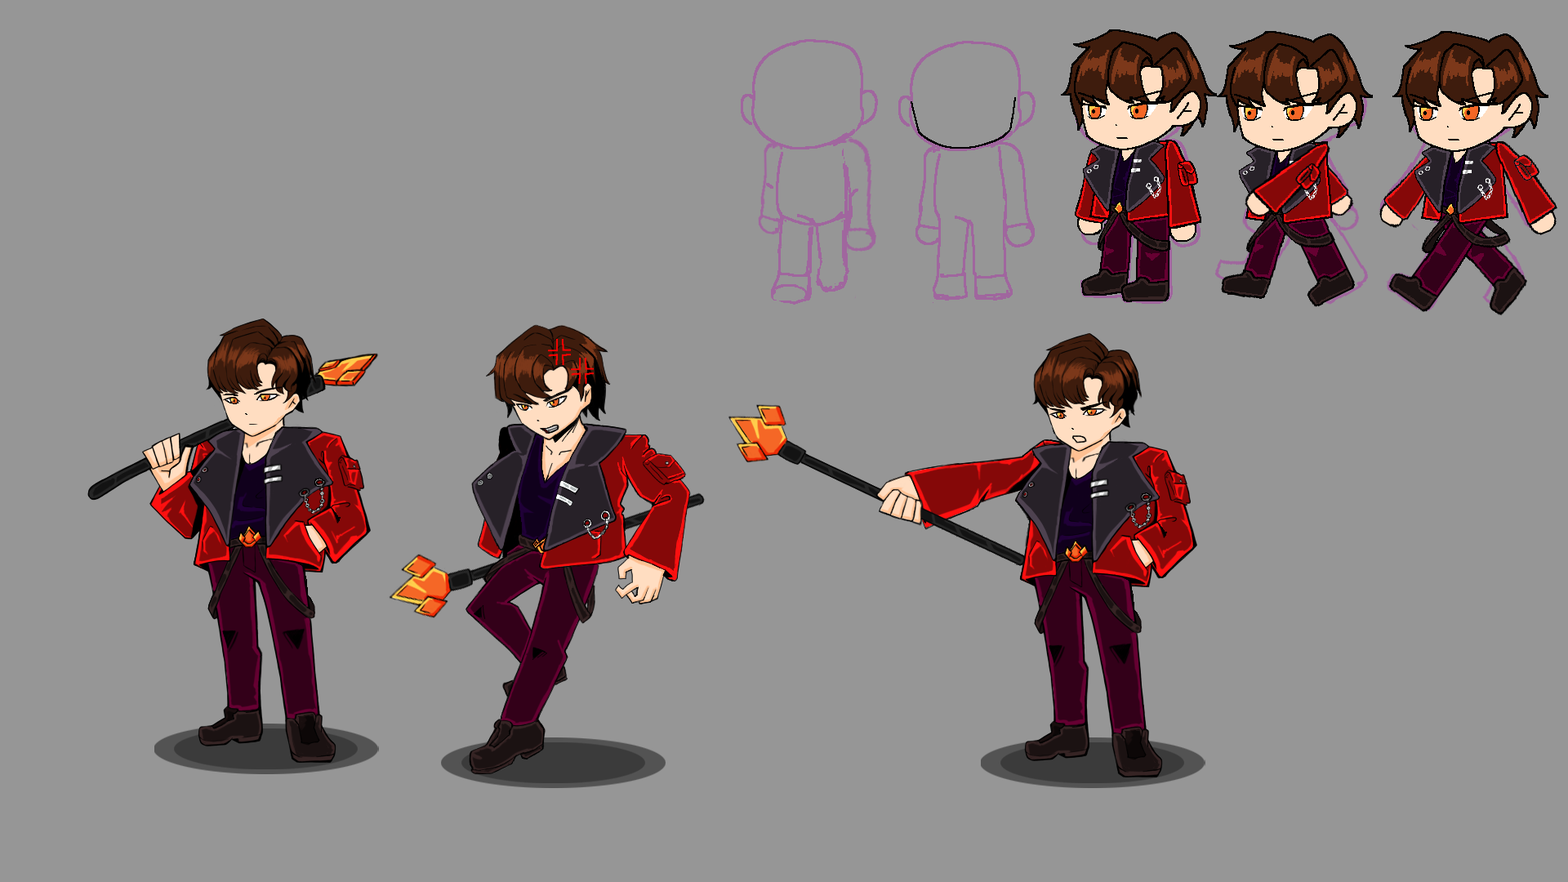
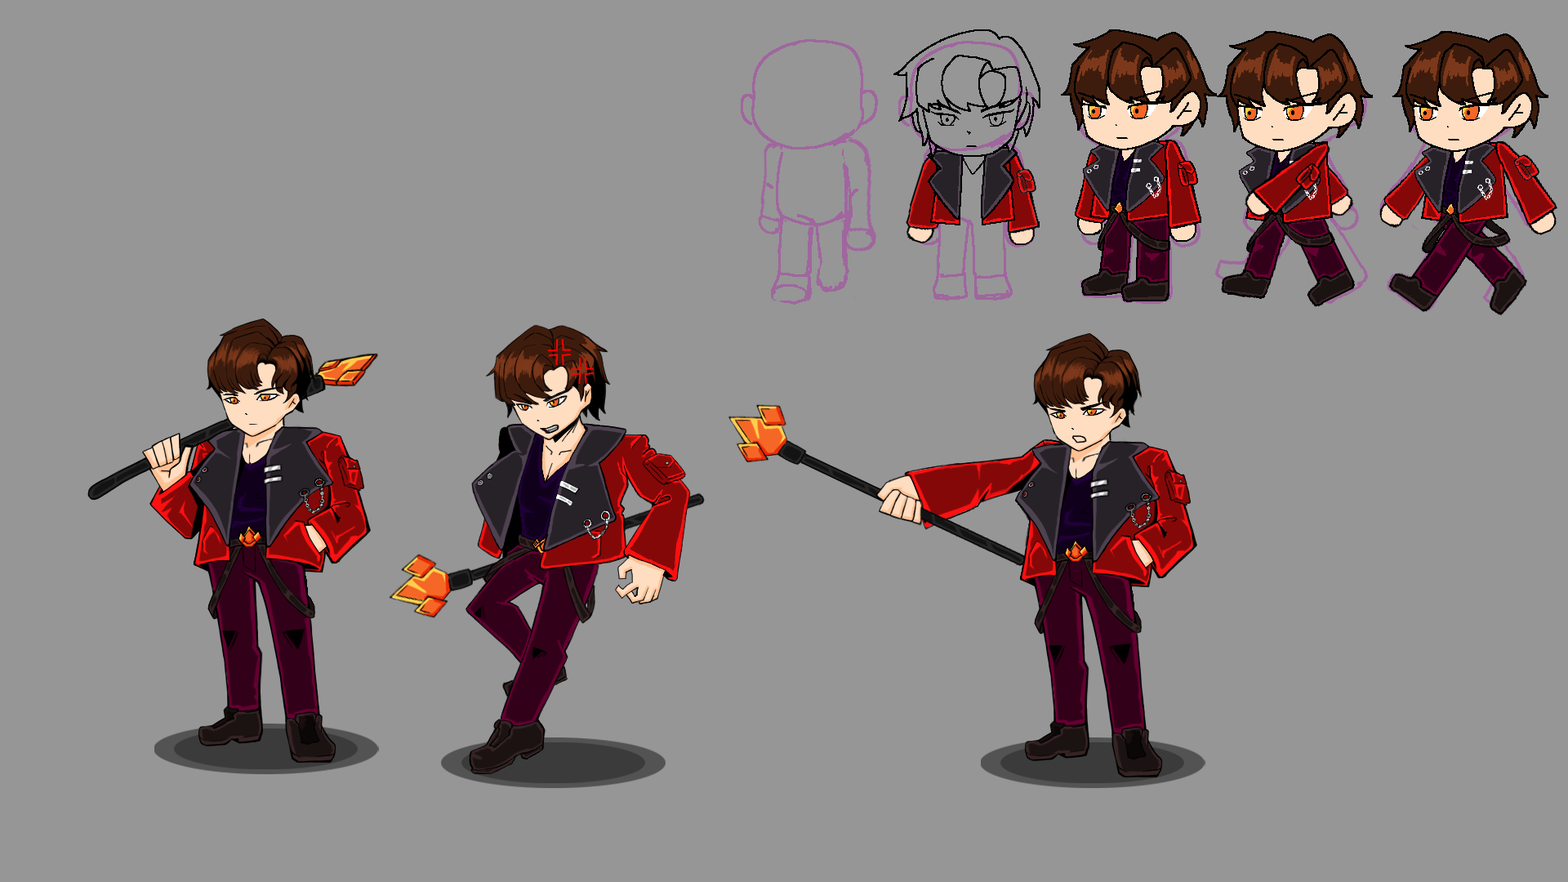
Layers edited between the first and the second 1568×882 image:
added group "몸톤" with 4 layers in group "정지" over [893,29,1041,226]
added layer "얼굴선" (1st of 4, in "SD걸음앞" › "정지" › "몸톤") in group "몸톤" over [930,98,1016,147]
moved "몸통선" (1st of 4, in "SD걸음앞" › "정지" › "몸톤") into group "몸톤", painted on it over [893,29,1041,226]
added layer "몸통빛" (1st of 4, in "SD걸음앞" › "정지" › "몸톤") (overlay) in group "몸톤" over [929,148,1016,224]
added layer "몸톤채색" in group "몸톤" over [929,148,1016,224]
added group "오른팔" (1st of 4, in "SD걸음앞" › "정지") with 3 layers in group "정지" over [905,153,944,245]
added layer "오른팔선" (1st of 4, in "SD걸음앞" › "정지" › "오른팔") in group "오른팔" over [905,153,944,245]
added layer "오른팔빛" (1st of 4, in "SD걸음앞" › "정지" › "오른팔") (overlay) in group "오른팔" over [907,155,943,230]
added layer "오른팔채색" (1st of 4, in "SD걸음앞" › "정지" › "오른팔") in group "오른팔" over [907,155,942,245]
added group "왼팔" (1st of 4, in "SD걸음앞" › "정지") with 3 layers in group "정지" over [1005,150,1040,245]
added layer "왼팔선" (1st of 4, in "SD걸음앞" › "정지" › "왼팔") in group "왼팔" over [1005,150,1040,245]
added layer "왼팔빛" (1st of 4, in "SD걸음앞" › "정지" › "왼팔") (overlay) in group "왼팔" over [1006,151,1039,235]
added layer "왼팔채색" (1st of 4, in "SD걸음앞" › "정지" › "왼팔") in group "왼팔" over [1006,151,1038,245]